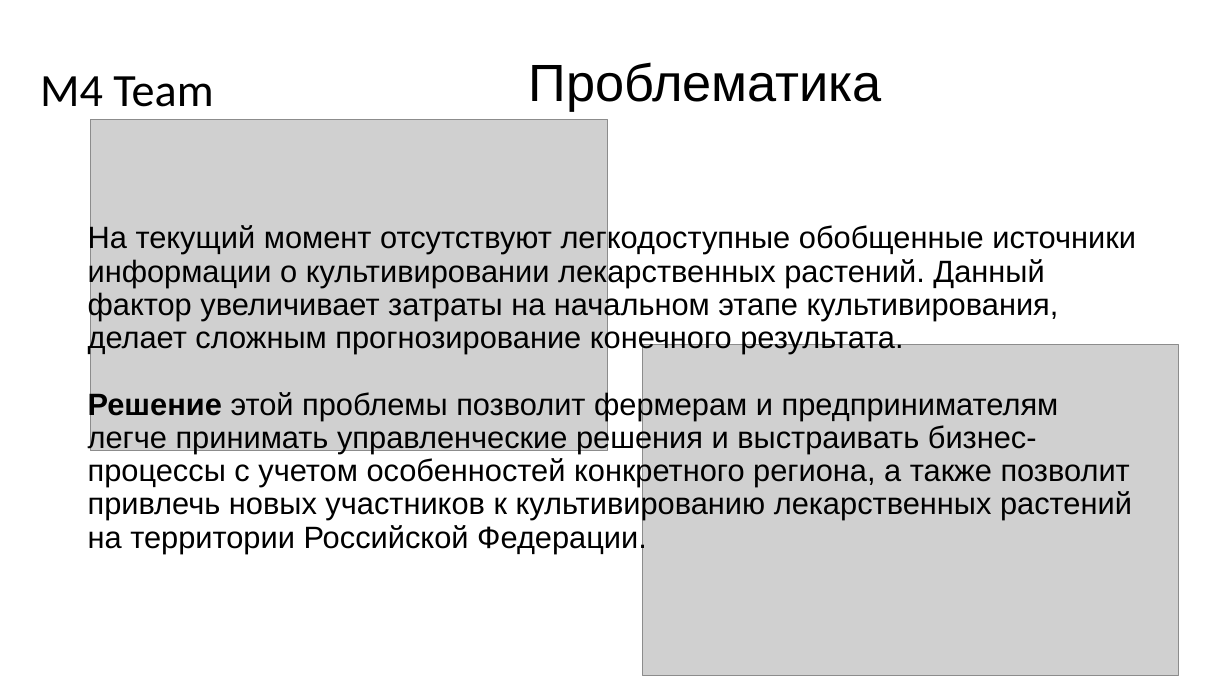
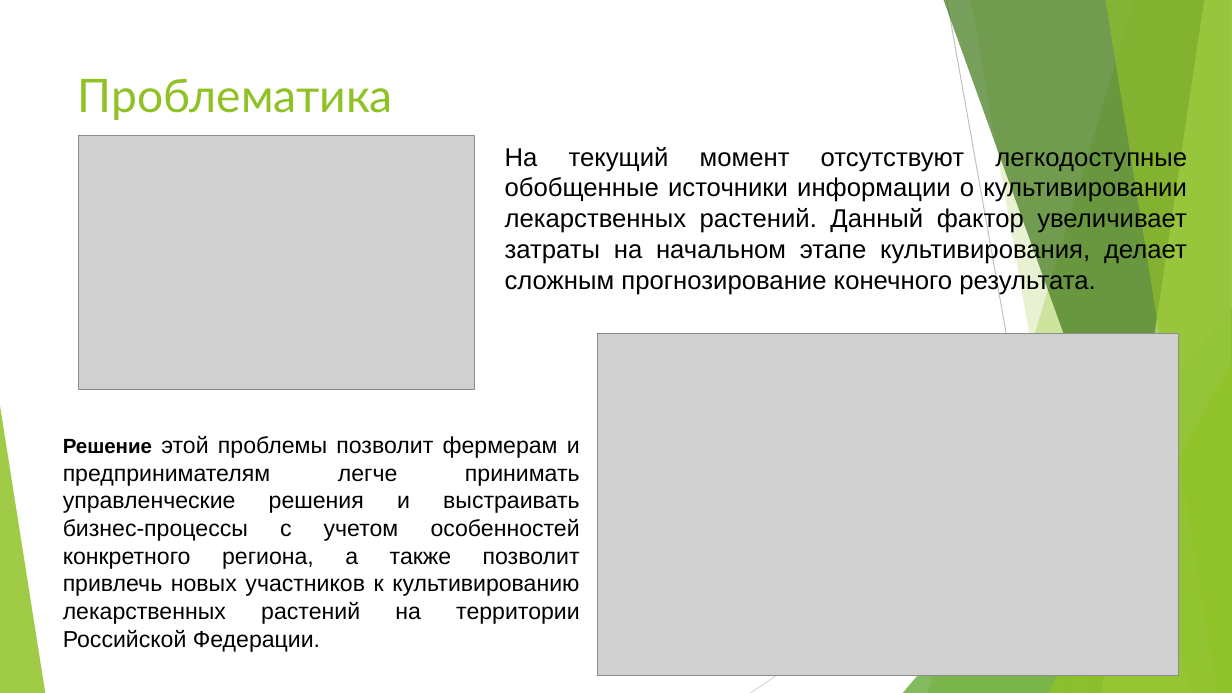
Before and after one commit to MikhailDemin/pet_projects, a slide deck: slide 3 of M4_Team_case_solution/result/M4_Team_final.pptx. Drawn at 1232x693 pixels with LibreOffice and Linux fonts; fonts in the diff are those of the drawing; grey boxes stand for pictures. Boxes give left, top, right and bottom in pixels: in the first picture for what was removed or moved away, otherwise in the second. Text is boxed around its words. In the diff, an @@ line names an element or a change of style, - is before the commit and + after.

```diff
--- a/M4_Team_case_solution/result/M4_Team_final.pptx
+++ b/M4_Team_case_solution/result/M4_Team_final.pptx
@@ subtitle removed at (40,76,213,107) @@
-M4 Team
@@ title "Проблематика": place and size @@
-title "Проблематика" at (529,62,882,111)
+title "Проблематика" at (78,78,393,120)
@@ title "Проблематика" at (78,78,393,120): size 40.8 to 36 pt, font Arial to Lato, text colour #000000 to #90C226; alignment centre to left; line spacing 0.7 to 1; less space between paragraphs @@
@@ picture: place and size @@
-picture at (91,119,608,451)
+picture at (79,136,475,390)
@@ text added at (505,145,1187,295), 20 pt, text #000000 @@
+На текущий момент отсутствуют легкодоступные обобщенные источники информации о культивировании лекарственных растений. Данный фактор увеличивает затраты на начальном этапе культивирования, делает сложным прогнозирование конечного результата.
@@ title removed at (88,224,1136,553) @@
-На текущий момент отсутствуют легкодоступные обобщенные источники информации о культивировании лекарственных растений. Данный фактор увеличивает затраты на начальном этапе культивирования, делает сложным прогнозирование конечного результата.
-Решение этой проблемы позволит фермерам и предпринимателям легче принимать управленческие решения и выстраивать бизнес-процессы с учетом особенностей конкретного региона, а также позволит привлечь новых участников к культивированию лекарственных растений на территории Российской Федерации.
@@ picture: place and size @@
-picture at (643,345,1179,677)
+picture at (598,334,1178,676)
@@ group added at (0,0,1232,693): 5 freeform shapes, 3 triangles, 2 lines @@
@@ text added at (63,436,580,652), 18 pt, text #000000 @@
+Решение этой проблемы позволит фермерам и предпринимателям легче принимать управленческие решения и выстраивать бизнес-процессы с учетом особенностей конкретного региона, а также позволит привлечь новых участников к культивированию лекарственных растений на территории Российской Федерации.
```
Also in this commit, not shown: 8 other slides changed, 1 slide added, 1 other file.
